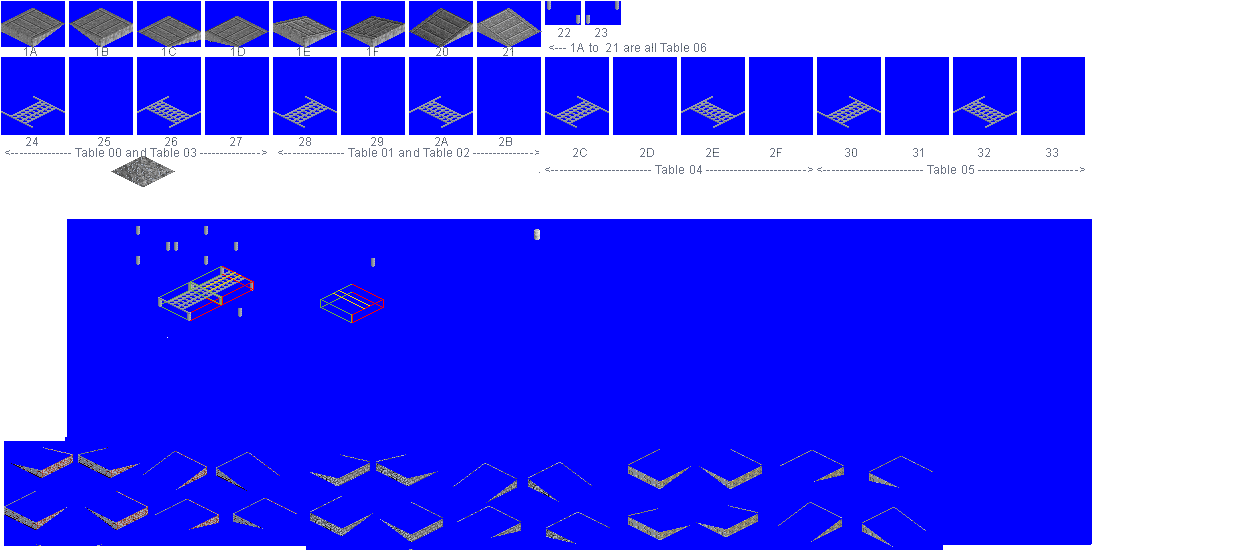
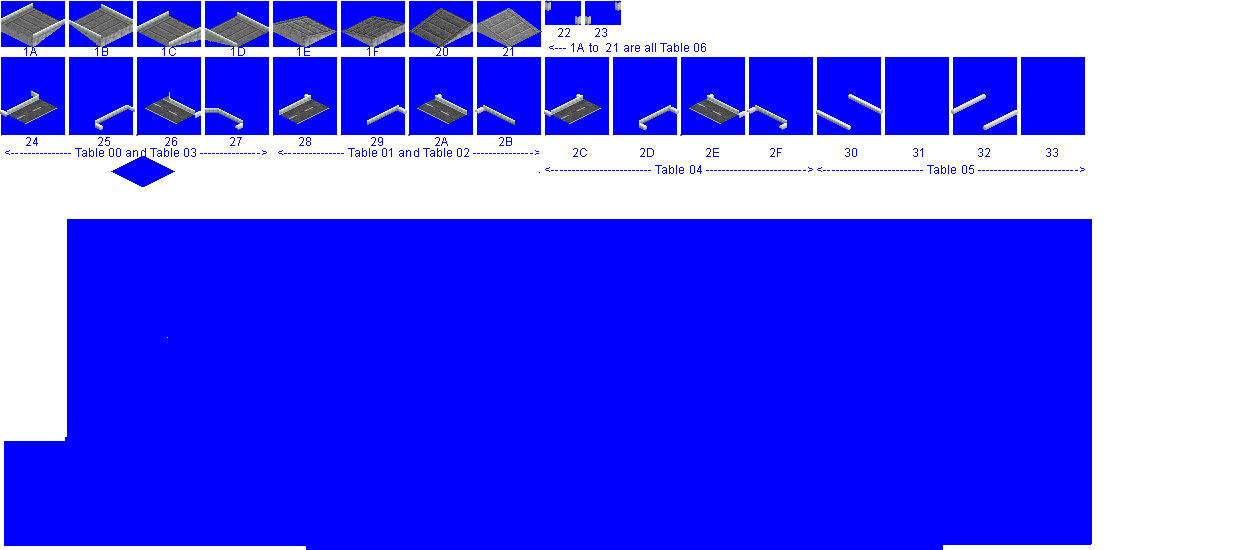
Two versions of the same layered image (1234 x 550). Layer-by-layer changes:
added layer "roadbase" above "beams" over [1, 99, 739, 136]
added layer "beams" above "foundations" over [0, 0, 1018, 191]
added layer "glander copy" above "glander" over [1, 3, 787, 136]
renamed "Pasted Layer #2" to "deck", hid it over [1, 1, 1085, 550]
